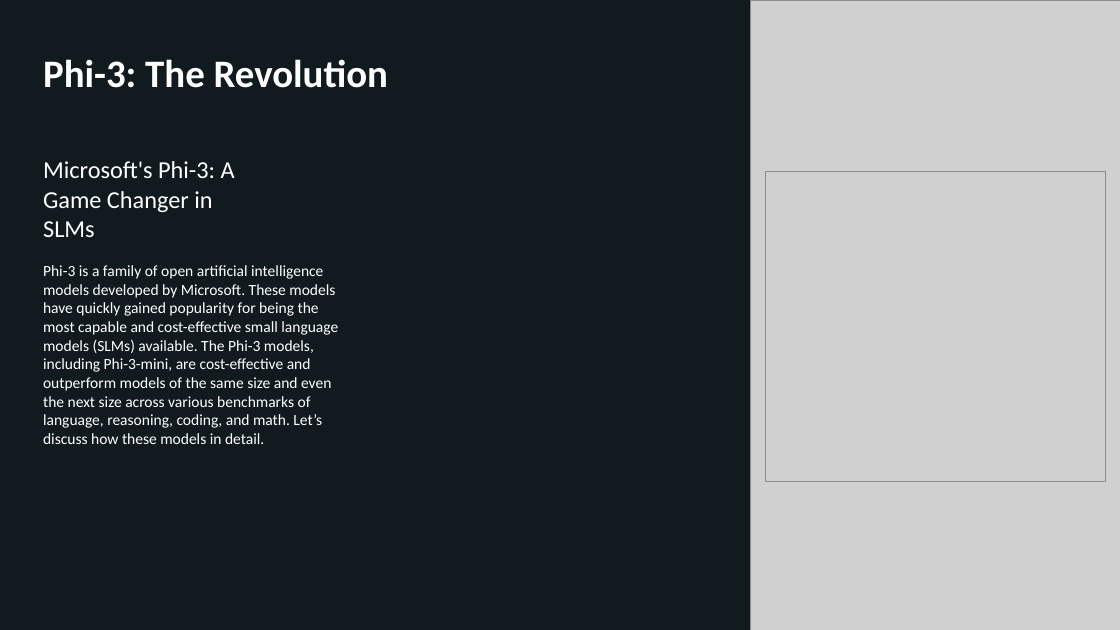
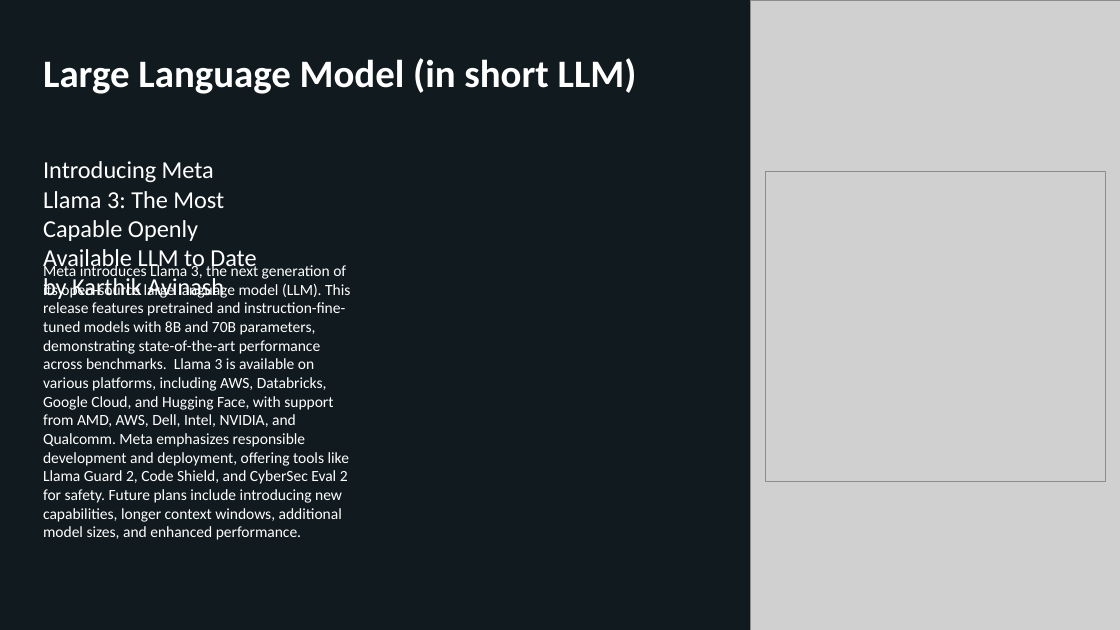
Before and after one commit to KarthikAvinash/Content-ppt-video-generator, a slide deck: slide 1 of updated_presentation.pptx. Drawn at 1120x630 pixels with LibreOffice and Linux fonts; fonts in the diff are those of the drawing; grey boxes stand for pictures; background and template pictures are left out; a plain dark background stands for a picture behind light text. Boxes give left, top, right and bottom in pixels: in the first picture for what was removed or moved away, otherwise in the second. Text is boxed around its words. In the diff, an @@ line names an element or a change of style, - is before the commit and + after.

```diff
--- a/updated_presentation.pptx
+++ b/updated_presentation.pptx
@@ text at bbox=[43, 58, 637, 94]: text changed @@
-Phi-3: The Revolution
+Large Language Model (in short LLM)
@@ text at bbox=[43, 161, 256, 299]: text changed @@
-Microsoft's Phi-3: A Game Changer in SLMs
+Introducing Meta Llama 3: The Most Capable Openly Available LLM to Date by Karthik Avinash
@@ text at bbox=[43, 263, 350, 540]: text changed @@
-Phi-3 is a family of open artificial intelligence models developed by Microsoft. These models have quickly gained popularity for being the most capable and cost-effective small language models (SLMs) available. The Phi-3 models, including Phi-3-mini, are cost-effective and outperform models of the same size and even the next size across various benchmarks of language, reasoning, coding, and math. Let’s discuss how these models in detail.
+Meta introduces Llama 3, the next generation of its open-source large language model (LLM). This release features pretrained and instruction-fine-tuned models with 8B and 70B parameters, demonstrating state-of-the-art performance across benchmarks. Llama 3 is available on various platforms, including AWS, Databricks, Google Cloud, and Hugging Face, with support from AMD, AWS, Dell, Intel, NVIDIA, and Qualcomm. Meta emphasizes responsible development and deployment, offering tools like Llama Guard 2, Code Shield, and CyberSec Eval 2 for safety. Future plans include introducing new capabilities, longer context windows, additional model sizes, and enhanced performance.
```
Also in this commit, not shown: 2 other slides changed, 9 other files.
